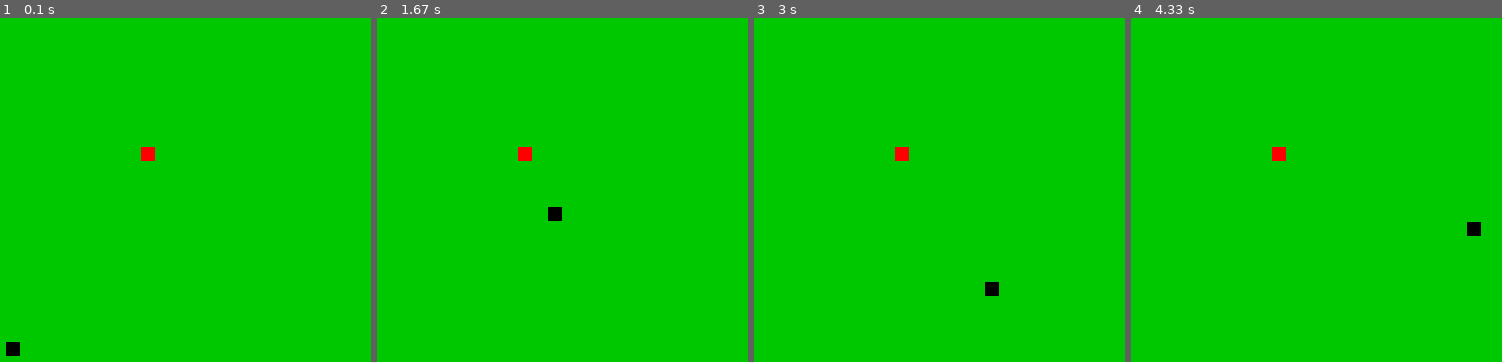
Above: before the commit, frames 1-4 (left to right).
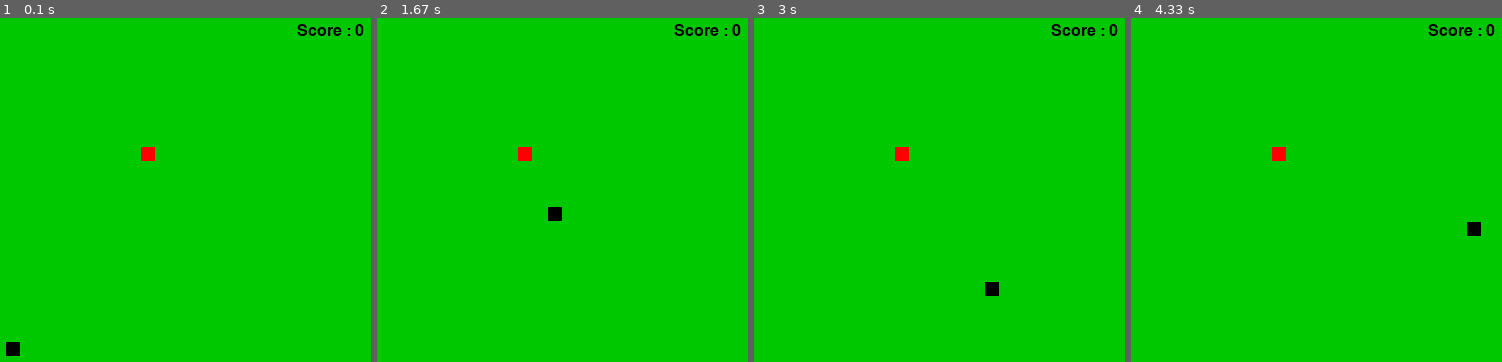
Above: after the commit, the same moments.

Repository: chenxk619/test
Game: pygame game, started from snake.py
Two runs of this game, one before a commit and one after it. Both use one fixed random seed, a clock stepped at 60 frames per second and the inputs below.
Inputs:
- Up to frame 1 (0.1 s): no input
- Up to frame 2 (1.67 s): hold Right 0.33-0.8 s; hold Up 0.83-1.13 s; hold Right 1.17-1.63 s
- Up to frame 3 (3 s): hold Down 2.23-2.53 s; hold Left 2.57-2.97 s
- Up to frame 4 (4.33 s): hold Up 3-3.37 s; hold Right 3.4-4.03 s; hold Down from 4.07 s (still down)

The runs differ from the first frame. In frame 1, 0.3% of the frame differs, in the area x 80-99%, y 1-6%; in frame 2, 0.3%; in frame 3, 0.3%; in frame 4, 0.3%.

Commit message:
Update snake.py

Diff:
--- a/snake.py
+++ b/snake.py
@@ -38,7 +38,7 @@
 		return apple
 
 
-def board_update(screen, grid, multiplier, snake, apple):
+def board_update(screen, grid, multiplier, snake, apple, text, textRect):
 	screen.fill((0,200,0))
 	# for i in range(0, grid * multiplier + 1, multiplier):
 	# 	# Draw horizontal lines
@@ -51,6 +51,8 @@
 
 	for body in snake.body:
 		pygame.draw.rect(screen, (0, 0, 0),(body[0] * multiplier + 1, body[1] * multiplier + 1, multiplier - 1, multiplier - 1))
+
+	screen.blit(text, textRect)
 
 	pygame.display.update()
 
@@ -98,10 +100,17 @@
 				if apple not in snake.body:
 					leave = True
 			leave = True
+		text, textRect = score(snake)
+		Clock.tick(12)
+		board_update(screen, grid, multiplier, snake, apple, text, textRect)
 
-		Clock.tick(12)
-		board_update(screen, grid, multiplier, snake, apple)
-
+def score(snake):
+	#create a font and render text on it
+	font = pygame.font.Font('freesansbold.ttf', 16)
+	text = font.render('Score : {}'.format(len(snake.body) - 1), True, (0,0,0), (0,200,0))
+	textRect = text.get_rect()
+	textRect.center = (700, 50)
+	return text, textRect
 
 def main():
 	snake = Snake([[25, 25]])
